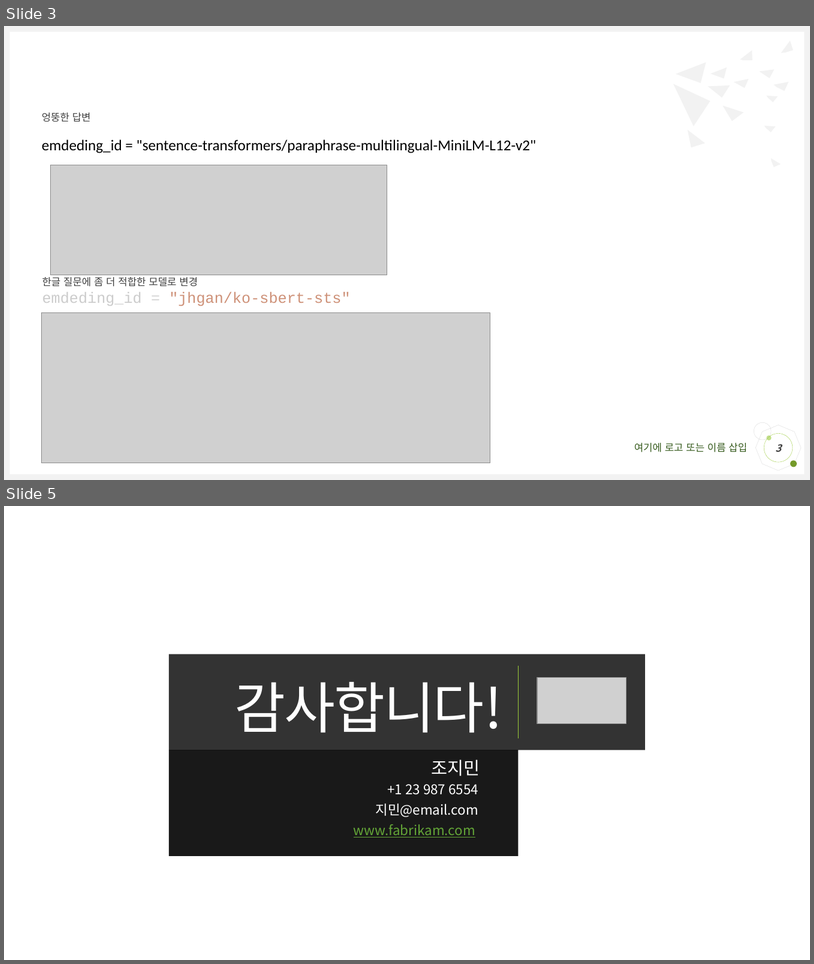
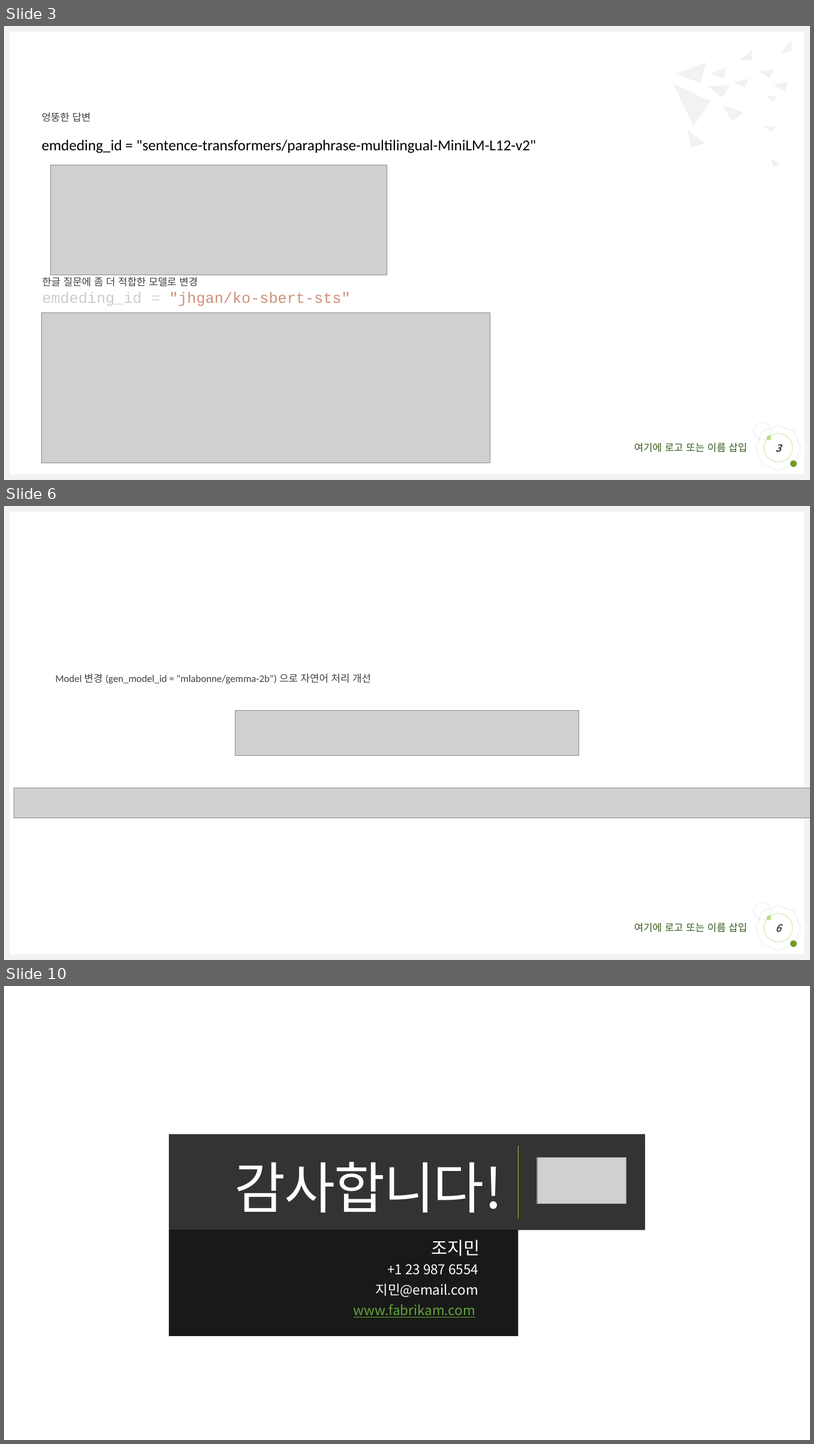
Before and after one commit to Wonchul08Lee/GenAI, a slide deck: Report.pptx. Shown one above the other, each under a label of ours: slides 3 and 5 before the commit, slides 3, 6 and 10 after it; the slides between them are not shown. The pictures are 814x964 and 814x1444 pixels, drawn with LibreOffice and Linux fonts; fonts in the diff are those of the drawing; grey boxes stand for pictures; background and template pictures are left out. Boxes give left, top, right and bottom in pixels: in the first picture for what was removed or moved away, otherwise in the second. Text is boxed around its words. In the diff, an @@ line names an element or a change of style, - is before the commit and + after.

```diff
--- a/Report.pptx
+++ b/Report.pptx
@@ slide 6 added at box(4, 506, 810, 960), background #FFFFFF; not listed: 9 template elements that a slide beside it also shows @@
@@ text added at box(56, 673, 371, 684), 12 pt, text #404040 @@
+Model 변경 (gen_model_id = "mlabonne/gemma-2b“) 으로 자연어 처리 개선
@@ picture added at box(235, 711, 579, 756) @@
@@ picture added at box(14, 788, 810, 817) @@
@@ page number added at box(764, 913, 793, 942), outline #9ACB39 0.25 pt, 12 pt, text #404040, bold, italic @@
+6
@@ what was slide 5 is now slide 10 @@
```
Also in this commit, not shown: 5 other slides added, 1 slide removed.
